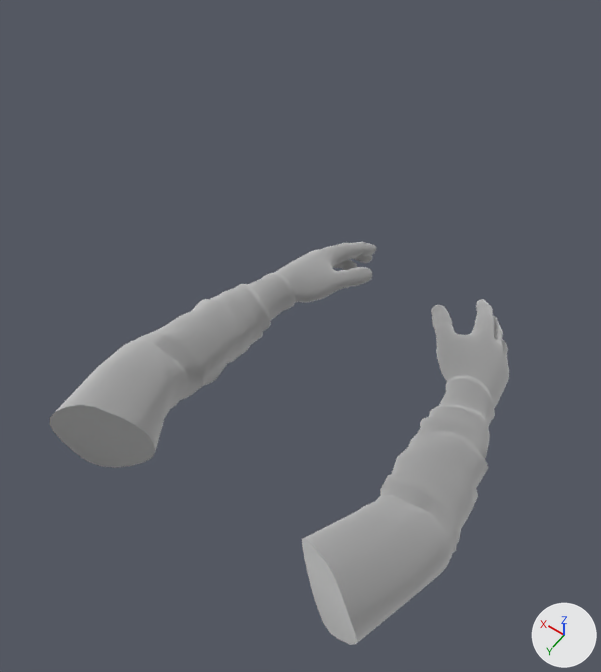
Renders of the Blender file models/arms/arms_longsword.blend from each side of a commit.
Both versions are drawn from a camera (50 mm lens) standing at (-0.373, 0.29, 0.81) and looking at (0.067, -0.326, -0.158). The lights are fixed; the arrows at lower right show +X, +Y and +Z.

Names of what the first picture shows: 'Arm'.
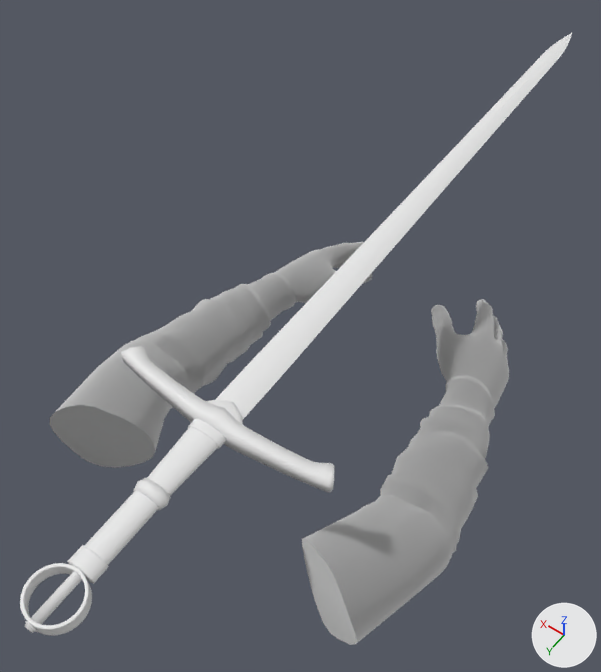
The change in detail:
Material 'fortunes_sword.001' (mat_fortunes_sword_001) is new.
Its base color is (0.8, 0.8, 0.8) (white #e7e7e7).
Mesh me_blade_low is new.
It has 1331 vertices, 1296 faces and spans x -0.19..0.19, y -1.28..0.27, z -0.02..0.02.
It uses material mat_fortunes_sword_001 (its picture is missing).
Object 'sword' (ob_sword) is new; it shows me_blade_low.
Its location is (0.0, 0.0, 0.0).
Its scale is (0.812, 0.812, 0.812).

Changed parts and their boxes (x1, y1, x2, y2) in the pictures (601 x 672 px):
'sword', added
    after: (20, 33, 572, 636)
